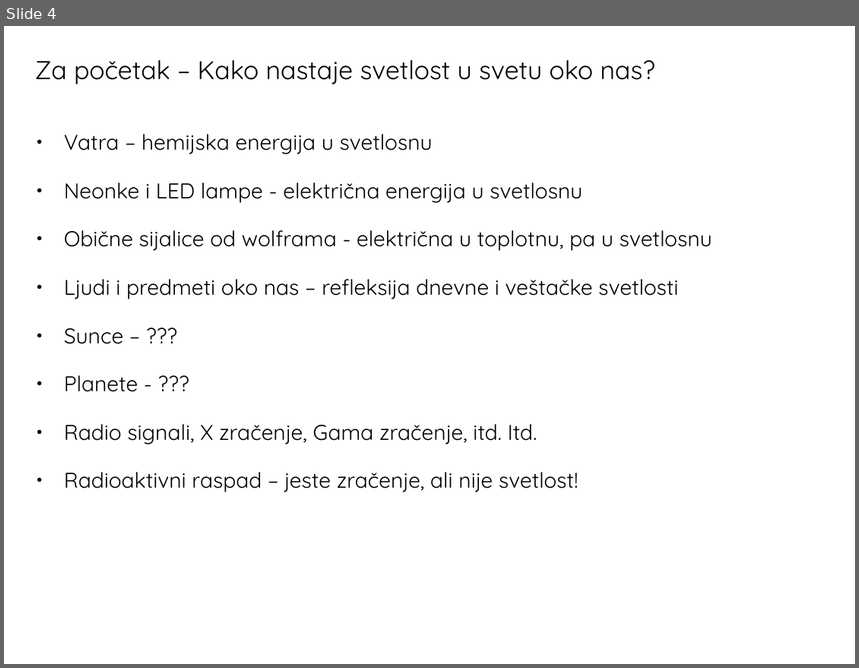
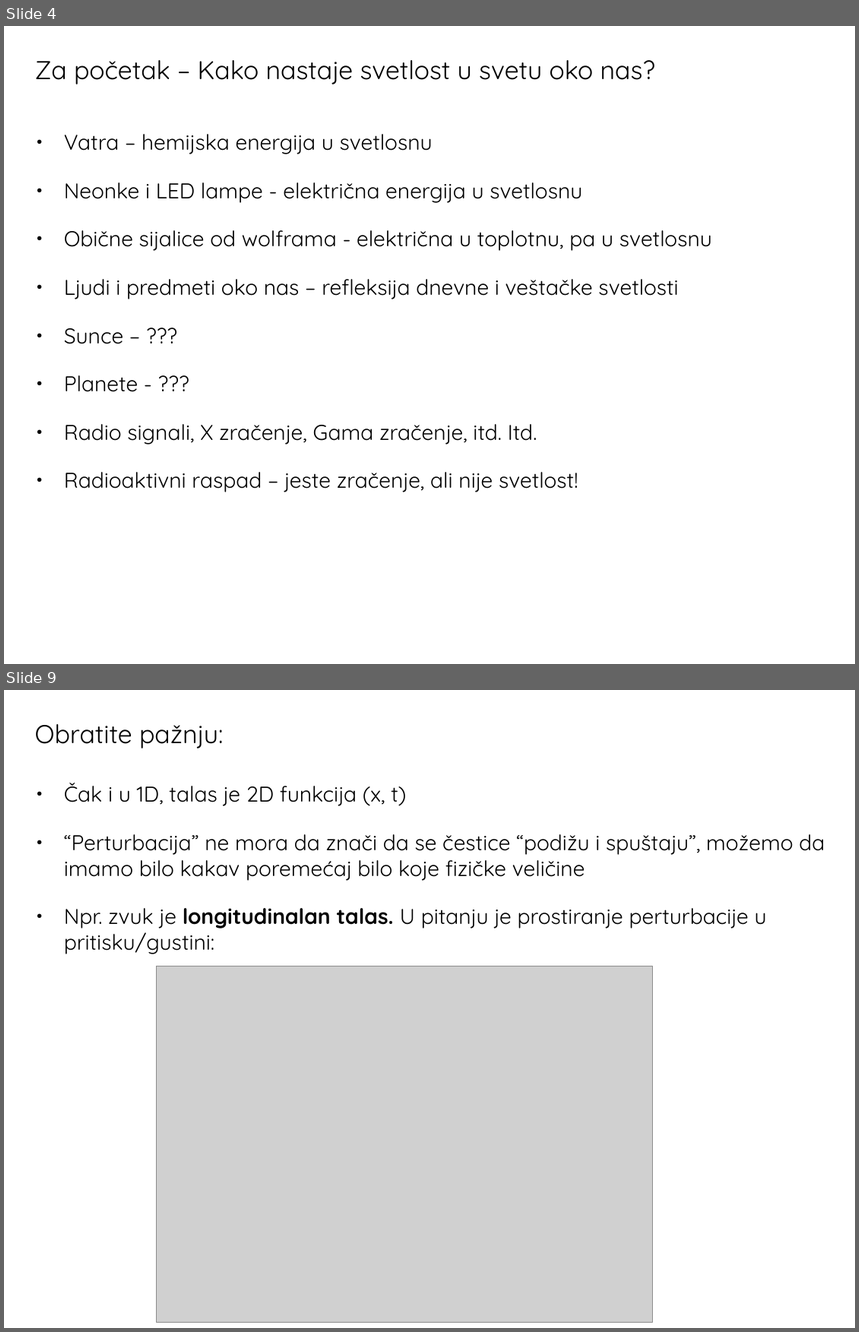
Before and after one commit to ivanzmilic/OPA22, a slide deck: Predavanje_06_EM_zracenje.odp. Shown one above the other, each under a label of ours: slide 4 before the commit, slides 4 and 9 after it; the slides between them are not shown. The pictures are 859x668 and 859x1332 pixels, drawn with LibreOffice and Linux fonts; fonts in the diff are those of the drawing; grey boxes stand for pictures. Boxes give left, top, right and bottom in pixels: in the first picture for what was removed or moved away, otherwise in the second. Text is boxed around its words. In the diff, an @@ line names an element or a change of style, - is before the commit and + after.

```diff
--- a/Predavanje_06_EM_zracenje.odp
+++ b/Predavanje_06_EM_zracenje.odp
@@ slide 9 added at bbox=[4, 690, 855, 1328], background #FFFFFF @@
@@ title added at bbox=[35, 724, 223, 749], 24 pt, text #000000 @@
+Obratite pažnju:
@@ text added at bbox=[64, 783, 825, 954], 20 pt, text #000000 @@
+● Čak i u 1D, talas je 2D funkcija (x, t)
+● “Perturbacija” ne mora da znači da se čestice “podižu i spuštaju”, možemo da imamo bilo kakav poremećaj bilo koje fizičke veličine
+● Npr. zvuk je longitudinalan talas. U pitanju je prostiranje perturbacije u
+  pritisku/gustini:
@@ picture added at bbox=[156, 967, 652, 1323] @@
```
Also in this commit, not shown: 1 slide changed, 4 other slides added.
